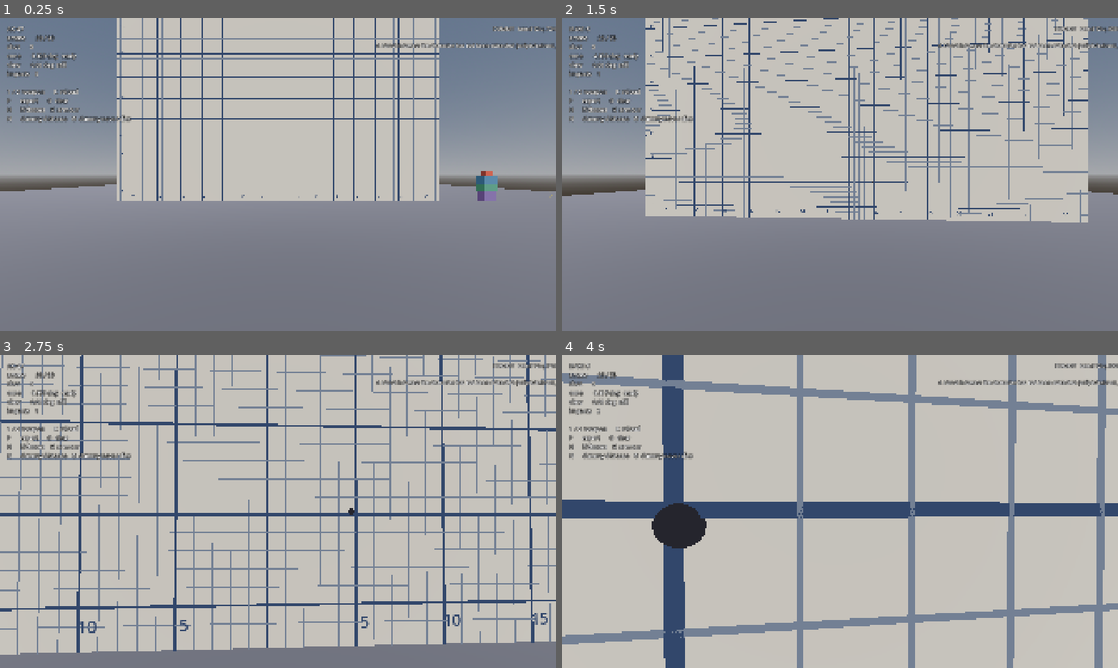
Above: before the commit, frames 1-4 (two rows, left to right).
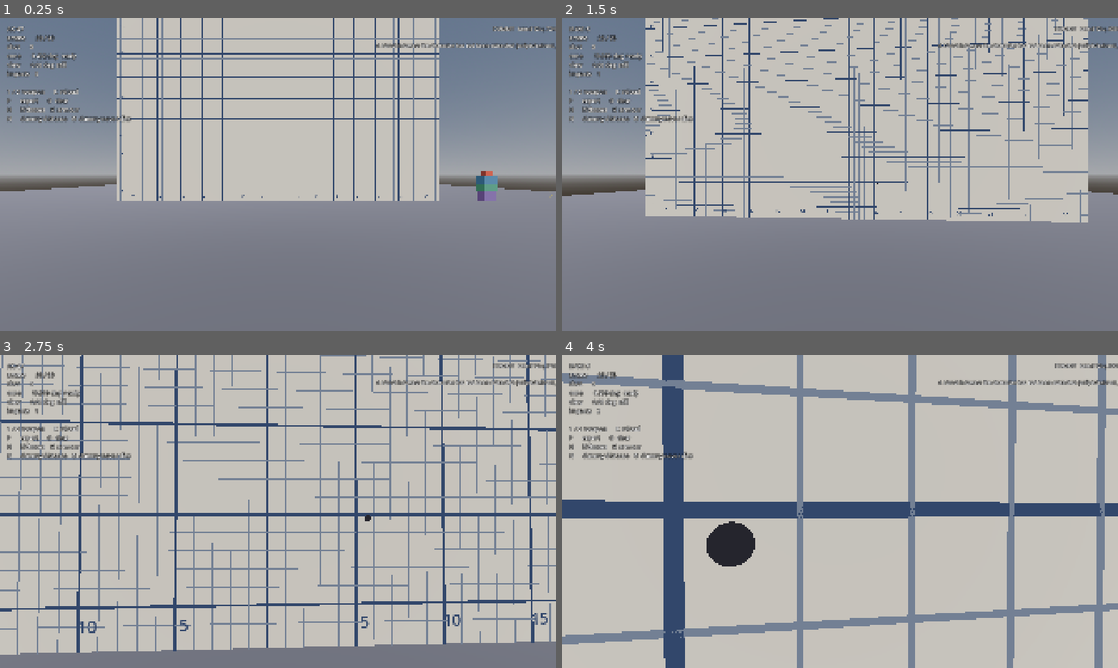
Above: after the commit, the same moments.

Repository: sidcarrollworks/CSGODOT
Game: Godot game, scene res://maps/test_range/test_range.tscn
The game is run twice, just before and just after one commit, with the same random seed, the same clock (stepped at 60 frames per second) and the same inputs. This scene is started directly instead of the project's main scene.
Inputs (mouse positions are in pixels of both pictures, inside the frame that each line leads up to):
- Up to frame 1 (0.25 s): no input
- Up to frame 2 (1.5 s): tap Enter at 0.5 s; move the mouse to (867, 174) at 0.52 s; hold 1 (slot1) 0.53-1.28 s; hold W (move_forward) from 0.53 s (still down); click (867, 174) at 0.67 s; tap Space (jump) at 0.77, 1.07 s; tap 2 (slot2) at 0.8, 1.35 s; move the mouse to (812, 174) at 1.27 s
- Up to frame 3 (2.75 s): keep holding W (move_forward); tap Space (jump) at 1.52, 1.55, 1.82 s; move the mouse to (289, 505) at 2.02 s; hold Space (jump) from 2.03 s (still down); tap 1 (slot1) at 2.3 s
- Up to frame 4 (4 s): keep holding W (move_forward); move the mouse to (834, 517) at 2.77 s; release Space (jump) at 2.78 s; click (834, 517) at 2.85 s; tap Space (jump) at 3.02, 3.32 s; tap 2 (slot2) at 3.05 s; move the mouse to (878, 514) at 3.52 s; hold Space (jump) from 3.53 s (still down); right-click (878, 514) at 3.6 s

The runs differ from the first frame. In frame 1, less than 0.1% of the frame differs, in the area x 6-9%, y 11-14%; in frame 2, 0.1%; in frame 3, 0.1%; in frame 4, 2.1%, in the area x 6-35%, y 11-68%.

Commit message:
Give the AK-47 and M4A1-S the weapon spreadsheet's numbers
Damage, armour, falloff, speed and inaccuracy now come from the CS2 Weapon
Spreadsheet (last weapon update 18 March 2026) Sid supplied, in place of
community figures. The M4A1-S does 38 to the chest (was 37) with a x3.475
head, still 132. The AK was already right on damage.

Inaccuracy was the part far off: the sheet gives it in CS's units, the
tangent of the widest miss in thousandths, and the AK's 7.01 standing is
0.40 degrees, where the build had 0.02. Running was 0.95 and is 10.3; each
round adds 0.45, not 0.13. WeaponLibrary.cs_inaccuracy converts them, and
the sheet's accurate range (21.74 m for 6 inches) checks the conversion.

The sheet's figures are totals, so moving and jumping now add their
excess over standing, and a jump at a run is the widest cone. A standing
jump is narrower than a full run in the sheet, so the test that said
jumping was the worst of all now says jumping at a run is.

New tests hold the build to the sheet's fatal headshot ranges, which pin
damage, head multiplier, armour and falloff at once: AK 9,025 units bare,
2,716 through a helmet; M4A1-S 2,247 bare, never through a helmet.

Kept as they were: the M4A1-S magazine at 25 (the sheet says 20), the
measured recovery timings, and the reload times, which the sheet lacks.
reference/weapon_stats.md has the sheet's rows and every disagreement.

Co-Authored-By: Claude Opus 5.5 (1M context) <noreply@anthropic.com>
Claude-Session: https://claude.ai/code/session_01UXJaMBKmu377kjggBnRGb5

Diff:
--- a/src/weapons/weapon.gd
+++ b/src/weapons/weapon.gd
@@ -270,19 +270,24 @@
 ##
 ## This is the part that makes counter-strafing matter: stopping drops you
 ## below the speed threshold, and the cone collapses.
+##
+## Moving and jumping add up, as in CS: the moving and jumping figures are
+## totals over standing still, so what each adds is its excess over that.
+## A jump taken at a run is therefore worse than either, while a standing
+## jump is not as bad as a full run.
 func current_inaccuracy(state: ShooterState) -> float:
 	var base := data.inaccuracy_standing
 	if state.ducked:
 		base = data.inaccuracy_crouching
 	if not state.on_ground:
-		base = maxf(base, data.inaccuracy_jumping)
-	elif state.speed > data.inaccuracy_speed_threshold:
+		base += maxf(data.inaccuracy_jumping - data.inaccuracy_standing, 0.0)
+	if state.speed > data.inaccuracy_speed_threshold:
 		# Scales with how fast you are going, so a slow walk is nearly free
 		# and a full sprint is hopeless.
 		var over := (state.speed - data.inaccuracy_speed_threshold) / maxf(
 			data.max_player_speed - data.inaccuracy_speed_threshold, 1.0
 		)
-		base = maxf(base, data.inaccuracy_moving * clampf(over, 0.0, 1.0))
+		base += maxf(data.inaccuracy_moving - data.inaccuracy_standing, 0.0) * clampf(over, 0.0, 1.0)
 	return base + _inaccuracy
 
 
--- a/src/weapons/weapon_data.gd
+++ b/src/weapons/weapon_data.gd
@@ -3,14 +3,11 @@
 
 ## Everything that decides how a weapon behaves.
 ##
-## IMPORTANT: none of these numbers have been measured against CS2. They come
-## from published community figures, which are close but not authoritative, and
-## the values that matter most for feel (recoil, inaccuracy) are not published
-## at all in a form anyone can copy.
-##
 ## The weapon tuning data in CS2 lives in scripts/weapons.vdata_c and no
-## published artifact carries its values, so this cannot be extracted and has
-## to be measured:
+## published artifact carries its values, so this cannot be extracted. The
+## damage, armour, falloff, speed and inaccuracy figures come from the CS2
+## Weapon Spreadsheet (see WeaponLibrary and reference/weapon_stats.md); the
+## spray patterns and recovery timings were measured in CS2 by hand:
 ## https://github.com/CS2OpenDev/CS2OpenDev-SchemaTracker/issues/16
 ##
 ## reference/spray_patterns/README.md says how to do the measuring.
@@ -321,17 +318,19 @@
 
 # --- Inaccuracy -----------------------------------------------------------
 
-## Cone half-angle in degrees added to every shot, by player state. Standing
-## still and not firing should be very close to zero for a rifle; everything
-## else opens it up. These are the numbers that make spraying while running
-## useless, so they matter as much as the pattern.
-@export var inaccuracy_standing: float = 0.02
-@export var inaccuracy_crouching: float = 0.015
-@export var inaccuracy_moving: float = 0.9
-@export var inaccuracy_jumping: float = 4.0
+## Cone half-angle in degrees, by player state, each a TOTAL the way the
+## weapon spreadsheet gives them: standing still, crouched, at full run, and
+## at the top of a standing jump. Moving and jumping add up (see
+## Weapon.current_inaccuracy). These are the numbers that make spraying while
+## running useless, so they matter as much as the pattern. The defaults are
+## the AK-47's; WeaponLibrary.cs_inaccuracy converts the sheet's units.
+@export var inaccuracy_standing: float = 0.4016
+@export var inaccuracy_crouching: float = 0.31
+@export var inaccuracy_moving: float = 10.32
+@export var inaccuracy_jumping: float = 8.41
 
 ## Added per shot while firing, in degrees.
-@export var inaccuracy_per_shot: float = 0.12
+@export var inaccuracy_per_shot: float = 0.447
 
 ## How long a single standing shot takes to become fully accurate again, in
 ## seconds.
--- a/src/weapons/weapon_library.gd
+++ b/src/weapons/weapon_library.gd
@@ -3,15 +3,23 @@
 
 ## The two weapons the project starts with.
 ##
-## Every number here is a published community figure, not a measurement, and
-## the sources disagree in places. They are a starting point for tuning and
-## should not be trusted until someone has checked them in game. See
-## reference/weapon_stats.md for where each one came from.
+## Damage, armour, falloff, fire rate, speed and inaccuracy come from the CS2
+## Weapon Spreadsheet (last weapon update 18 March 2026) Sid supplied on
+## 2026-09-22; its rows for these two weapons are copied into
+## reference/weapon_stats.md. Reload times are not in it and are still
+## community figures.
 ##
-## The exceptions, which ARE measured, are the spray patterns, the M4A1-S
-## magazine size, and the two recovery timings below. The patterns and the
-## magazine come from CS2 spray plots Sid supplied on 2026-09-21; the timings
-## come from his frame-by-frame capture of CS2 on 2026-09-22.
+## Also measured: the spray patterns and the M4A1-S magazine size, from CS2
+## spray plots Sid supplied on 2026-09-21, and the two recovery timings
+## below, from his frame-by-frame capture of CS2 on 2026-09-22.
+
+
+## The sheet gives inaccuracy in CS's own units: thousandths of the tangent
+## of the largest angle a round can leave the aim by, the way the weapon
+## scripts store it. "Accurate range" checks it: 7.01 for the AK is 15.24 cm
+## off at 21.74 m, the sheet's figure. The cone here is in degrees.
+static func cs_inaccuracy(value: float) -> float:
+	return rad_to_deg(atan(value / 1000.0))
 
 static func ak47() -> WeaponData:
 	var data := WeaponData.new()
@@ -19,8 +27,9 @@
 	data.model_path = "res://assets/weapons/weapons/models/ak47/weapon_rif_ak47.gltf"
 	data.clip_set = "rifle_ak"
 
-	# 36 to an unarmoured chest, x4 head, x1.25 stomach, x0.75 leg, and
-	# roughly 78% through armour.
+	# 36 to an unarmoured chest, x4 head, 77.5% through armour, 2% lost every
+	# 500 units. The sheet has no stomach or leg multiplier; x1.25 and x0.75
+	# are what every rifle in CS uses.
 	data.base_damage = 36.0
 	data.armor_penetration = 0.775
 	data.head_multiplier = 4.0
@@ -44,10 +53,14 @@
 	data.recoil_animation_time = 0.644
 	data.accuracy_reset_time = 0.867
 
-	data.inaccuracy_standing = 0.02
-	data.inaccuracy_moving = 0.95
-	data.inaccuracy_jumping = 4.5
-	data.inaccuracy_per_shot = 0.13
+	# The sheet's figures are totals, the rifle's spread included: standing
+	# still, crouched, at full run, at the top of a standing jump, and added
+	# by each round.
+	data.inaccuracy_standing = cs_inaccuracy(7.01)
+	data.inaccuracy_crouching = cs_inaccuracy(5.41)
+	data.inaccuracy_moving = cs_inaccuracy(182.07)
+	data.inaccuracy_jumping = cs_inaccuracy(147.77)
+	data.inaccuracy_per_shot = cs_inaccuracy(7.80)
 	return data
 
 
@@ -59,18 +72,20 @@
 	# they carry is its.
 	data.clip_set = "_default_rifle"
 
-	# 37 to an unarmoured chest, 132 to the head, 47 stomach, 28 leg.
-	data.base_damage = 37.0
+	# 38 to an unarmoured chest, x3.475 head (132), 70% through armour, 6%
+	# lost every 500 units. Stomach and leg as every rifle's.
+	data.base_damage = 38.0
 	data.armor_penetration = 0.70
-	data.head_multiplier = 3.57  # 132 / 37, rather than a clean x4
+	data.head_multiplier = 3.475
 	data.chest_multiplier = 1.0
-	data.stomach_multiplier = 1.27
-	data.leg_multiplier = 0.76
+	data.stomach_multiplier = 1.25
+	data.leg_multiplier = 0.75
 	data.range_modifier = 0.94
 
 	data.cycle_time = 0.1  # 600 RPM
 	# 25, not the 20 this used to say. The CS2 spray plot for this weapon has
-	# 25 dots on it, which settles it.
+	# 25 dots on it. The weapon spreadsheet says 20 (and 60 in reserve), so
+	# one of the two is wrong: see reference/weapon_stats.md.
 	data.magazine_size = 25
 	data.reserve_ammo = 75
 	data.reload_time = 3.1
@@ -84,10 +99,13 @@
 	data.recoil_animation_time = 0.353
 	data.accuracy_reset_time = 0.542
 
-	data.inaccuracy_standing = 0.015
-	data.inaccuracy_moving = 0.8
-	data.inaccuracy_jumping = 4.0
-	data.inaccuracy_per_shot = 0.10
+	# The silencer-on row, since that is how it is carried. Firing costs it
+	# less than the AK, running costs it less, and it stands a little tighter.
+	data.inaccuracy_standing = cs_inaccuracy(5.40)
+	data.inaccuracy_crouching = cs_inaccuracy(4.60)
+	data.inaccuracy_moving = cs_inaccuracy(127.40)
+	data.inaccuracy_jumping = cs_inaccuracy(105.10)
+	data.inaccuracy_per_shot = cs_inaccuracy(7.00)
 	return data
 
 
--- a/tests/run_weapon_tests.gd
+++ b/tests/run_weapon_tests.gd
@@ -55,6 +55,7 @@
 		_test_inaccuracy_by_state()
 		_test_damage_falloff()
 		_test_hitbox_multipliers()
+		_test_fatal_headshot_ranges()
 		_build_world()
 		_frames += 1
 		return false
@@ -1185,6 +1186,7 @@
 	var walking := weapon.current_inaccuracy(Weapon.ShooterState.new(40.0, true, false))
 	var running := weapon.current_inaccuracy(Weapon.ShooterState.new(215.0, true, false))
 	var jumping := weapon.current_inaccuracy(Weapon.ShooterState.new(0.0, false, false))
+	var running_jump := weapon.current_inaccuracy(Weapon.ShooterState.new(215.0, false, false))
 
 	_check(crouched < standing, "crouching is more accurate than standing")
 	_check(
@@ -1192,7 +1194,21 @@
 		"a slow walk costs nothing, which is what makes counter-strafing work"
 	)
 	_check(running > standing * 10.0, "running is far less accurate")
-	_check(jumping > running, "jumping is the worst of all")
+	_check(jumping > standing * 10.0, "a standing jump is far less accurate")
+	# The sheet has a standing jump's apex (147.77) under a full run (182.07):
+	# it is the two together that are worst.
+	_check(running_jump > running and running_jump > jumping, "jumping at a run is the worst of all")
+
+	# The sheet's own figures, back out of the cone: its accurate range is
+	# where the widest a standing round can land is 15.24 cm off.
+	var ak := WeaponLibrary.ak47()
+	_check_near(
+		tan(deg_to_rad(ak.inaccuracy_standing)) * 21.74 / 0.0254, 6.0,
+		"the AK standing still lands within 6 inches at the sheet's accurate range, 21.74 m"
+	)
+	_check_near(standing, WeaponLibrary.cs_inaccuracy(7.01), "the AK stands at the sheet's 7.01")
+	_check_near(running, WeaponLibrary.cs_inaccuracy(182.07), "and runs at its 182.07")
+	_check_near(jumping, WeaponLibrary.cs_inaccuracy(147.77), "and tops a standing jump at its 147.77")
 
 
 func _test_damage_falloff() -> void:
@@ -1223,6 +1239,53 @@
 		data.hitbox_multiplier(&"leg") < data.hitbox_multiplier(&"chest"),
 		"legs take less than the chest"
 	)
+
+	var m4 := WeaponLibrary.m4a1s()
+	_check_near(m4.base_damage, 38.0, "an M4A1-S chest shot is 38 unarmoured at point blank")
+	_check_near(
+		m4.base_damage * m4.hitbox_multiplier(&"head"), 132.05,
+		"an M4A1-S headshot is 132 unarmoured at point blank"
+	)
+
+
+## The sheet's fatal headshot ranges, which are the damage, the multiplier,
+## the armour and the falloff all at once: a round to the head kills out to
+## there and not past it. Taken through HitTarget, the path a real round takes.
+func _test_fatal_headshot_ranges() -> void:
+	var cases := [
+		[WeaponLibrary.ak47(), false, 9024.61],
+		[WeaponLibrary.ak47(), true, 2716.24],
+		[WeaponLibrary.m4a1s(), false, 2246.53],
+	]
+	for case in cases:
+		var data: WeaponData = case[0]
+		var helmet: bool = case[1]
+		var reach: float = case[2]
+		var kills := func(distance: float) -> bool:
+			var target := HitTarget.new()
+			target.build_own_hitboxes = false
+			target.wear(100.0 if helmet else 0.0, helmet)
+			target.reset()
+			target.apply_damage(
+				data.damage_at(distance) * data.hitbox_multiplier(&"head"), &"head", data.armor_penetration
+			)
+			var dead := not target.alive
+			target.free()
+			return dead
+		_check(
+			kills.call(reach - 5.0) and not kills.call(reach + 5.0),
+			"%s headshot %s kills out to the sheet's %.0f units and no further"
+				% [data.display_name, "through a helmet" if helmet else "without a helmet", reach]
+		)
+	# And the sheet says none: the M4A1-S never one-shots through a helmet.
+	var m4 := WeaponLibrary.m4a1s()
+	var target := HitTarget.new()
+	target.build_own_hitboxes = false
+	target.wear(100.0, true)
+	target.reset()
+	target.apply_damage(m4.damage_at(0.0) * m4.hitbox_multiplier(&"head"), &"head", m4.armor_penetration)
+	_check(target.alive, "an M4A1-S headshot through a helmet does not kill, even point blank")
+	target.free()
 
 
 # --- Hit registration -----------------------------------------------------
Not shown, changed: README.md
Not shown, changed: reference/weapon_stats.md
